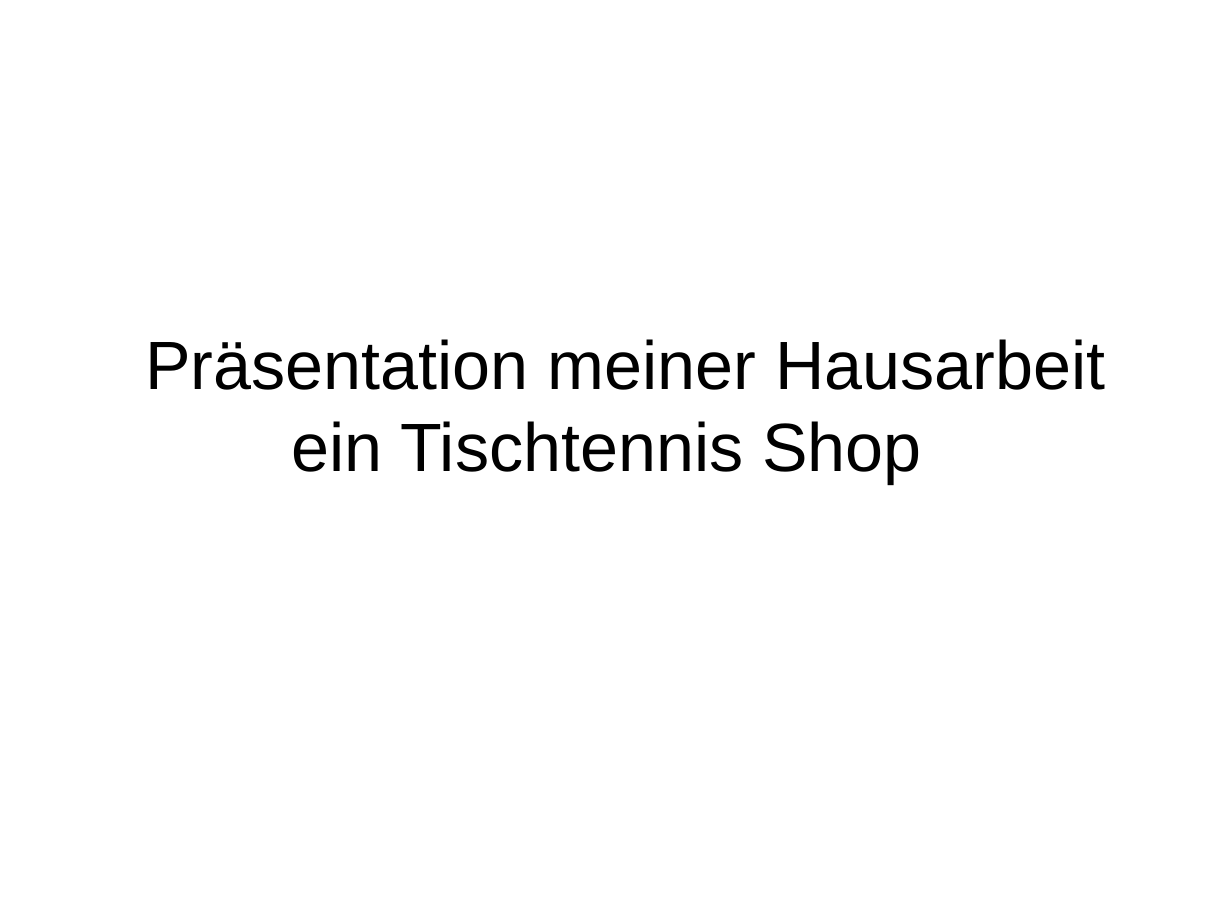
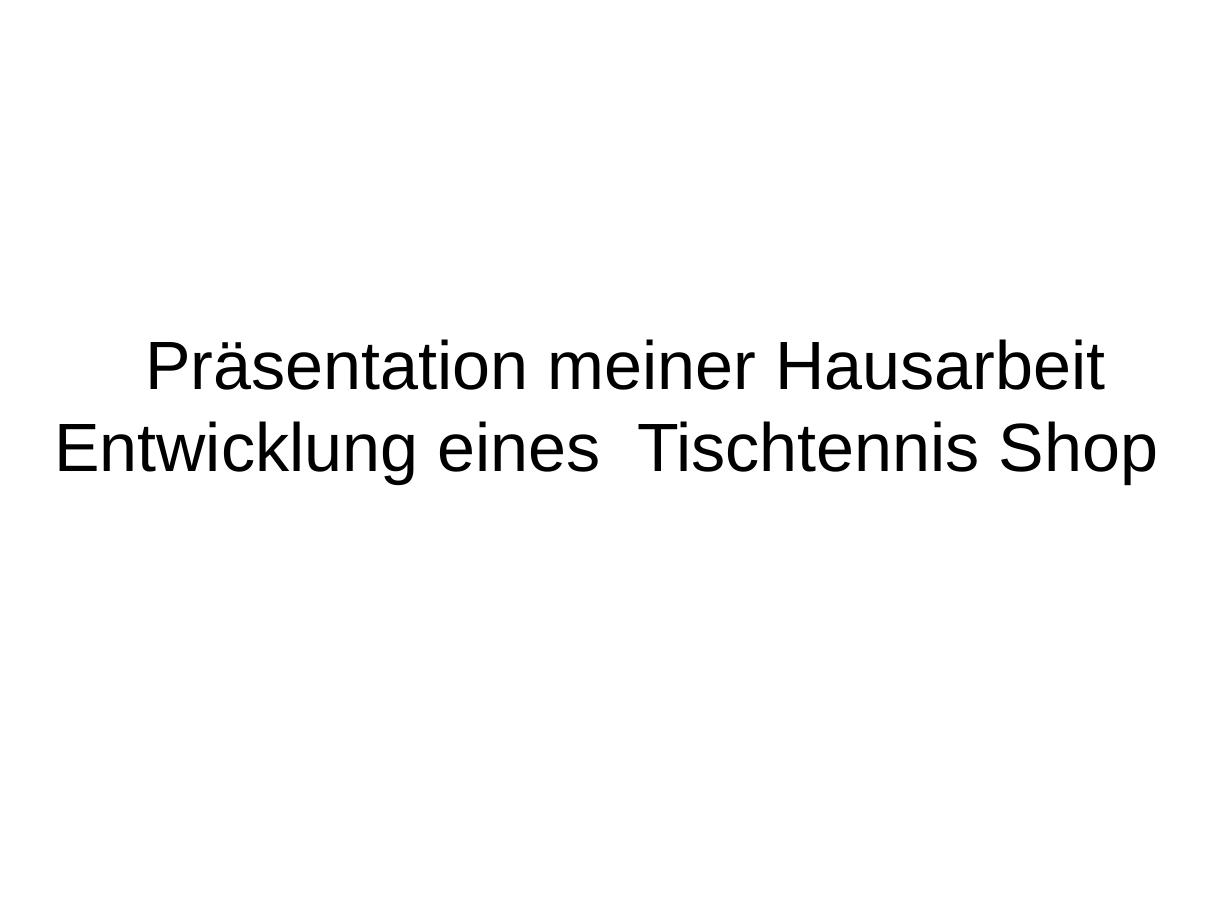
Before and after one commit to MichaelMuehlbach/Hausarbeit-Michael-M-hlbach, a slide deck: slide 1 of Präsentation Hausarbeit.odp. Drawn at 1232x924 pixels with LibreOffice and Linux fonts; fonts in the diff are those of the drawing. Boxes give left, top, right and bottom in pixels: in the first picture for what was removed or moved away, otherwise in the second. Text is boxed around its words. In the diff, an @@ line names an element or a change of style, - is before the commit and + after.

```diff
--- a/Präsentation Hausarbeit.odp
+++ b/Präsentation Hausarbeit.odp
@@ title at <box>54,339,1158,483</box>: text changed @@
-Präsentation meiner Hausarbeit ein Tischtennis Shop
+Präsentation meiner Hausarbeit Entwicklung eines Tischtennis Shop
```
Also in this commit, not shown: 1 other slide changed, 8 slides added, 10 other files.
